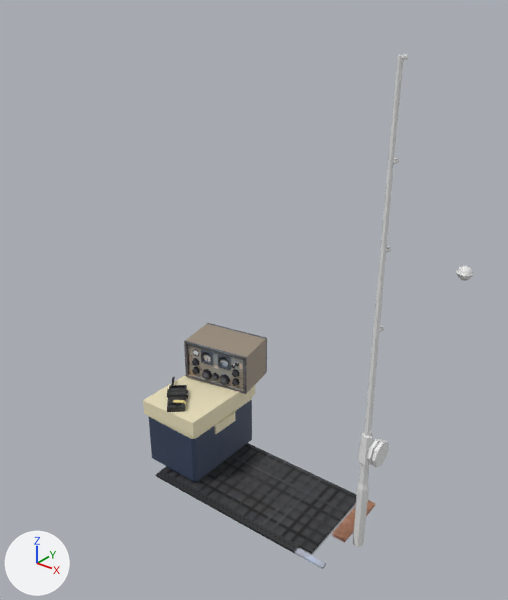
Renders of the FBX model Max.fbx from each side of a commit.
Before and after are seen from a camera (50 mm lens) standing at (2.44, -1.23, 2.66) and looking at (-0.74, 2.75, 0.19). Every picture has the same lights, and +X, +Y and +Z are marked at lower left. Where no turn or scale is listed for an object, it has been applied to the vertices.

The first picture shows 'Esky', 'EskyLid', 'FishingRod', 'Radio', 'RubberMat'.
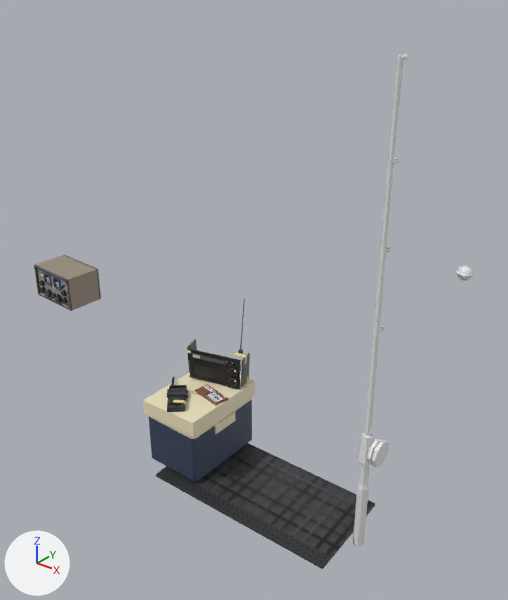
Commit message: changed radio & added wallet model

Pixel boxes [x1, y1, x2, y2] of what changed, in the pictures (508 x 600 px):
'Radio', reshaped, moved, turned: before [184, 323, 267, 394]; after [187, 299, 250, 390]
'Radio.001', added: after [34, 255, 101, 311]
'Wallet', added: after [191, 384, 229, 405]
part 1 of me_cube, rebuilt: before [184, 323, 267, 394]; after [188, 348, 250, 390]
part 2 of me_cube, rebuilt: before [220, 374, 230, 385]; after [229, 378, 238, 387]
part 3 of me_cube, deleted (black): before [192, 350, 240, 386]
part 4 of me_cube, built on: before [218, 355, 230, 370]; after [225, 299, 249, 383]
part 5 of me_cube, added: after [187, 339, 200, 364]
part 6 of me_cube_002, surface changed: [156, 443, 375, 569] in both

The edits, one by one:
me_cube is used by ob_radio; location (-0.692, 2.343, -0.139); rotation (0.0, 0.0, 0.188), in degrees (0, 0, 11).
me_cube had 368 vertices, 284 faces and spanned x -0.268..0.268, y -0.19..0.173, z -0.157..0.157.
me_cube now has 250 vertices, 189 faces and spans x -0.227..0.22, y -0.212..0.202, z -0.128..0.568.
me_cube part 1: the loose piece of 32 vertices spanning x -0.268..0.268, y -0.173..0.173, z -0.157..0.157 is rebuilt with 68 vertices and now spans x -0.225..0.22, y -0.212..0.202, z -0.126..0.131.
me_cube part 2: the loose piece of 32 vertices spanning x 0.039..0.126, y -0.19..-0.124, z -0.131..-0.044 is rebuilt with 39 vertices and now spans x 0.031..0.111, y -0.21..-0.132, z -0.104..-0.031.
me_cube part 3: 9 loose pieces with 272 vertices, spanning x -0.207..0.209, y -0.19..-0.076, z -0.131..0.111, are deleted.
me_cube part 4: 32 vertices removed from x 0.028..0.13, y -0.17..-0.076, z 0.009..0.111; 115 vertices added at x 0.014..0.202, y -0.21..-0.061, z -0.128..0.568.
me_cube part 5: 28 vertices added at x -0.227..-0.125, y 0.014..0.196, z -0.091..0.146.
me_cube_002 has 8 vertices, 6 faces and spans x -0.76..0.76, y -0.35..0.41, z -0.02..0.0.
me_cube_002 is used by ob_rubbermat; location (-0.052, 1.96, -0.863).
me_cube_002 part 6: texture (UV) coordinates of 6 of 6 faces, centred in x -0.75..0.74, y -0.33..0.4, z -0.02..0.0, changed; they spanned u 0.17..0.25, v 0.87..0.91 and now span u 0.16..0.23, v 0.87..0.9.
Mesh me_cube_005 is new.
It has 368 vertices, 284 faces and spans x -0.275..0.275, y -0.195..0.185, z -0.157..0.157.
It uses material mat_material_004 (picture img_largetexture1_png).
Mesh me_cube_007 is new.
It has 56 vertices, 24 faces and spans x -0.169..0.141, y -0.08..0.086, z -0.008..0.022.
It uses material mat_material_004 (picture img_largetexture1_png).
Object 'Radio' (ob_radio) moves from (-0.692, 2.343, -0.139) to (-0.703, 2.269, -0.172).
Object 'Radio' (ob_radio) turns from (0, 0, 11) to (0, 0, 56) degrees about x, y and z.
Object 'Radio.001' (ob_radio_001) is new; it shows me_cube_005.
Its location is (-2.806, 2.471, -0.139).
Object 'Wallet' (ob_wallet) is new; it shows me_cube_007.
Its location is (-0.589, 2.046, -0.294).
